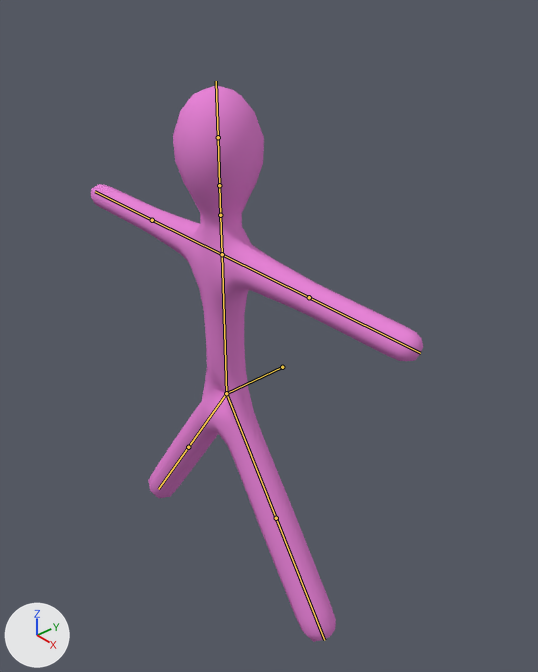
The Blender file models/stick.blend: old version first, new version second.
Both versions are drawn from a 50 mm camera at (6.55, -4.97, 4.6) aimed at (0.28, 0.5, -0.18). The lights are fixed; the arrows at lower left show +X, +Y and +Z. The bones that bend it are drawn over the model as lines.
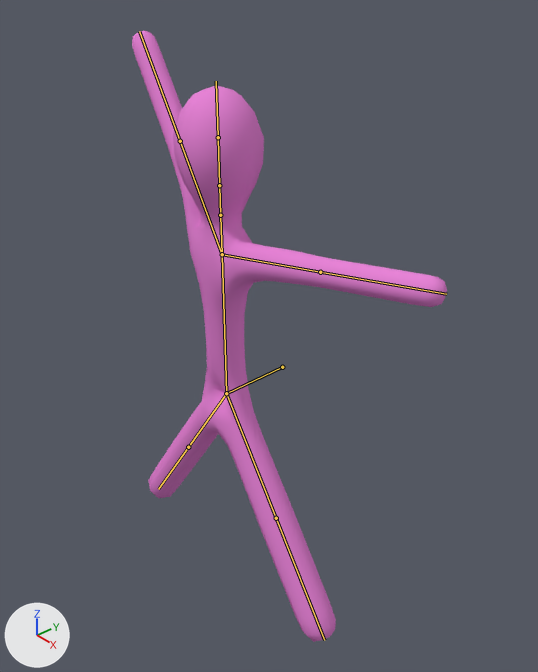
The newer file adds an action. The first version stands in its rest pose; the second is drawn at frame 0 of the action 'ArmatureAction'.

The change in detail:
Bone 'Bone.07' (bone_bone_07) turns from (0, 0, 0) to (9, -3, 7) degrees about its own x, y and z.
Bone 'Bone.13' (bone_bone_13) turns from (0, 0, 0) to (49, 0, -9) degrees about its own x, y and z.

Where the change shows, as pixel boxes (x1, y1, x2, y2) in the pictures (538 x 672 px):
'Cube', posed (10% taller): before (91, 86, 423, 642); after (132, 30, 447, 642)
bone 'Bone.07', root to tip: before (222, 254) to (309, 297); after (222, 254) to (320, 272)
bone 'Bone.13', root to tip: before (222, 254) to (152, 220); after (222, 254) to (180, 141)
